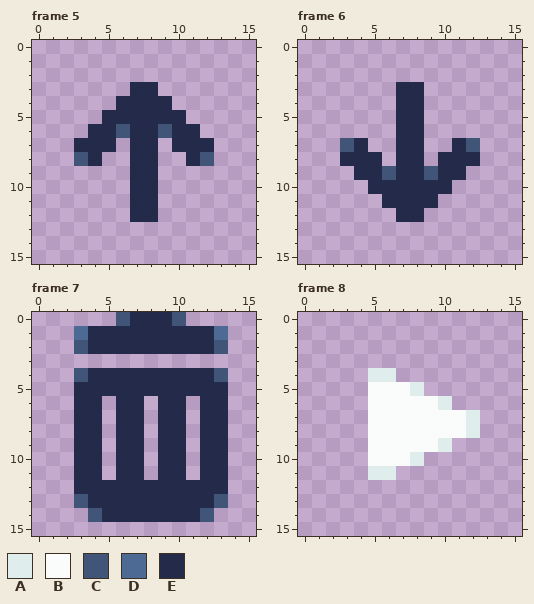
A pixel-art file gets an edit: project/assets/icons.ase. Above, as it was before the edit.
16x16 pixels, 17 frames. Shown: frame 5, frame 6, frame 7, frame 8. The commit also changed other frames, which this record leaves out.
Palette (. is transparent): A #dfeded  B #fafcfc  C #405578  D #4d6a94  E #242b4a
Pixels before, frame 5, first column x 3:
 3 ....EE....
 4 ...EEEE...
 5 ..EEEEEE..
 6 .EECEECEE.
 7 EEE.EE.EEE
 8 CE..EE..EC
 9 ....EE....
10 ....EE....
11 ....EE....
12 ....EE....
Pixels before, frame 6, first column x 3:
 3 ....EE....
 4 ....EE....
 5 ....EE....
 6 ....EE....
 7 CE..EE..EC
 8 EEE.EE.EEE
 9 .EECEECEE.
10 ..EEEEEE..
11 ...EEEE...
12 ....EE....
Pixels before, frame 7, first column x 3:
 0 ...CEEEC...
 1 DEEEEEEEEED
 2 CEEEEEEEEEC
 3 ...........
 4 CEEEEEEEEEC
 5 EEEEEEEEEEE
 6 EE.EE.EE.EE
 7 EE.EE.EE.EE
 8 EE.EE.EE.EE
 9 EE.EE.EE.EE
10 EE.EE.EE.EE
11 EE.EE.EE.EE
12 EEEEEEEEEEE
13 CEEEEEEEEEC
14 .CEEEEEEEC.
Pixels before, frame 8, first column x 5:
 4 AA......
 5 BBBA....
 6 BBBBBA..
 7 BBBBBBBA
 8 BBBBBBBA
 9 BBBBBA..
10 BBBA....
11 AA......
Now the later version:
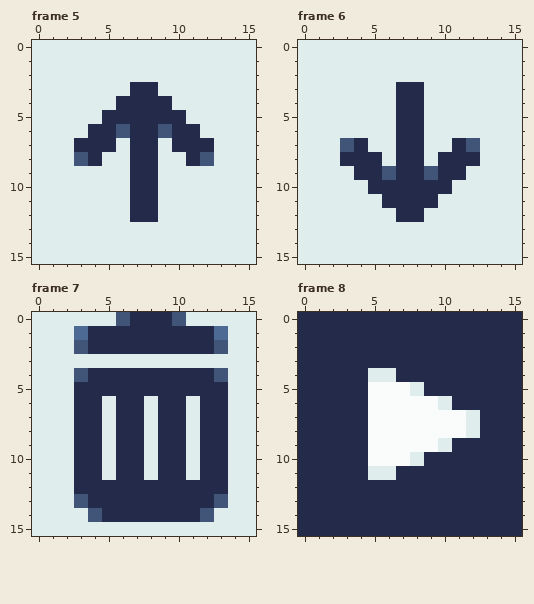
Change:
layer "Layer 2" now shown
Changed rows in their new state; - is an unchanged pixel.
Frame 5, layer "Layer 2":
first column x 0:
 0 AAAAAAAAAAAAAAAA
 1 AAAAAAAAAAAAAAAA
 2 AAAAAAAAAAAAAAAA
 3 AAAAAAA--AAAAAAA
 4 AAAAAA----AAAAAA
 5 AAAAA------AAAAA
 6 AAAA--------AAAA
 7 AAA---A--A---AAA
 8 AAA--AA--AA--AAA
 9 AAAAAAA--AAAAAAA
10 AAAAAAA--AAAAAAA
11 AAAAAAA--AAAAAAA
12 AAAAAAA--AAAAAAA
13 AAAAAAAAAAAAAAAA
14 AAAAAAAAAAAAAAAA
15 AAAAAAAAAAAAAAAA
Frame 6, layer "Layer 2":
first column x 0:
 0 AAAAAAAAAAAAAAAA
 1 AAAAAAAAAAAAAAAA
 2 AAAAAAAAAAAAAAAA
 3 AAAAAAA--AAAAAAA
 4 AAAAAAA--AAAAAAA
 5 AAAAAAA--AAAAAAA
 6 AAAAAAA--AAAAAAA
 7 AAA--AA--AA--AAA
 8 AAA---A--A---AAA
 9 AAAA--------AAAA
10 AAAAA------AAAAA
11 AAAAAA----AAAAAA
12 AAAAAAA--AAAAAAA
13 AAAAAAAAAAAAAAAA
14 AAAAAAAAAAAAAAAA
15 AAAAAAAAAAAAAAAA
Frame 7, layer "Layer 2":
first column x 0:
 0 AAAAAA-----AAAAA
 1 AAA-----------AA
 2 AAA-----------AA
 3 AAAAAAAAAAAAAAAA
 4 AAA-----------AA
 5 AAA-----------AA
 6 AAA--A--A--A--AA
 7 AAA--A--A--A--AA
 8 AAA--A--A--A--AA
 9 AAA--A--A--A--AA
10 AAA--A--A--A--AA
11 AAA--A--A--A--AA
12 AAA-----------AA
13 AAA-----------AA
14 AAAA---------AAA
15 AAAAAAAAAAAAAAAA
Frame 8, layer "Layer 2":
first column x 0:
 0 EEEEEEEEEEEEEEEE
 1 EEEEEEEEEEEEEEEE
 2 EEEEEEEEEEEEEEEE
 3 EEEEEEEEEEEEEEEE
 4 EEEEE--EEEEEEEEE
 5 EEEEE----EEEEEEE
 6 EEEEE------EEEEE
 7 EEEEE--------EEE
 8 EEEEE--------EEE
 9 EEEEE------EEEEE
10 EEEEE----EEEEEEE
11 EEEEE--EEEEEEEEE
12 EEEEEEEEEEEEEEEE
13 EEEEEEEEEEEEEEEE
14 EEEEEEEEEEEEEEEE
15 EEEEEEEEEEEEEEEE
Where, in picture pixels (left, top, right, bottom), the same in both pictures:
added: (32, 40, 256, 264)
added: (298, 40, 522, 264)
added: (32, 312, 256, 536)
added: (298, 312, 522, 536)
